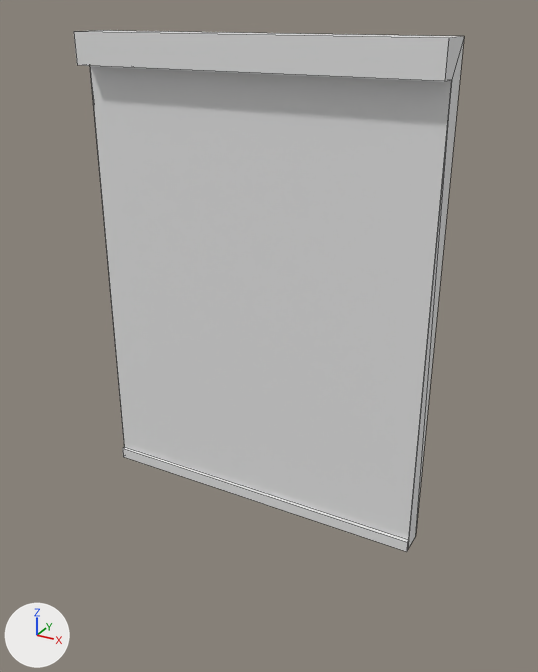
Before and after pictures for a commit that changed the FBX model Assets/Assets/Walls/Walls/Entrance_Wall.fbx.
Rendered twice from a 50 mm camera at (4.4, -5.07, 4.16) aimed at (1.6, 0.03, 1.61). Lighting does not change. The marker at lower left points along +X, +Y and +Z. Mesh edges are drawn as thin lines. Where no turn or scale is listed for an object, it has been applied to the vertices.

Names of what the first picture shows: 'Entrance_Wall'.
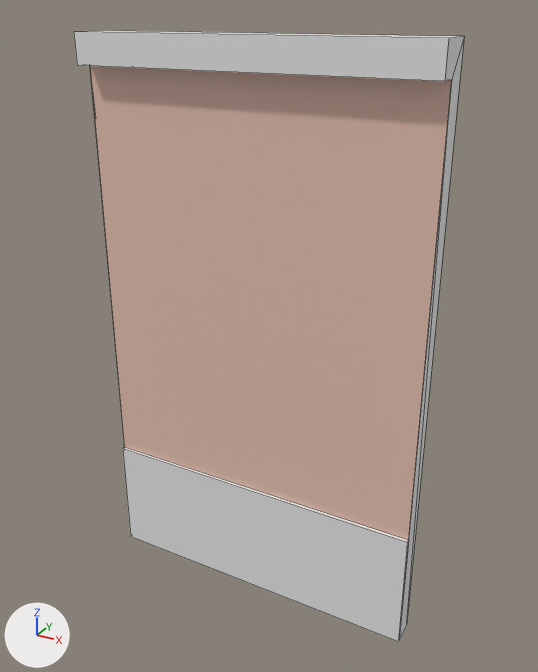
Where the change shows, as pixel boxes [x1, y1, x2, y2] in the pictures (538 x 672 px; the box of a moved part takes in the faces that stretch with it):
'Entrance_Wall', recoloured, reshaped (white to beige, 17% taller)
    before: [74, 30, 464, 552]
    after: [74, 30, 464, 641]
part 1 of me_cube_011, moved or reshaped
    before: [123, 39, 464, 552]
    after: [123, 39, 464, 641]

Edits to the bpy script that builds the scene:
```text
Change mat_m_wall:
    mat_m_wall.base_color: (0.8, 0.8, 0.8) -> (0.8, 0.537, 0.443)  # white #e7e7e7 -> beige #e7c2b2
Change me_cube_011:
    where me_cube_011.from_pydata(...)  # 18 vertices, 17 faces; spans x 0.0..3.0, y -0.25..0.1, z 0.0..4.0
    used by ob_entrance_wall; location = (0.0, 0.0, 0.0)
    before: 4 (0.0, -0.1, 0.0), 5 (0.0, 0.1, 0.0), 6 (3.0, 0.1, 0.0) at pixel (415, 536), 13 (3.0, -0.1, 0.0) at pixel (407, 549), 16 (0.0, -0.13, 0.0) at pixel (123, 456)
    before: 17 (3.0, -0.13, 0.0) at pixel (406, 551)
    me_cube_011 part 1
    add for i in [4, 5, 6, 13, 16, 17]: me_cube_011.vertices[i].co += Vector((0.0, 0.0, -1.0))
```
